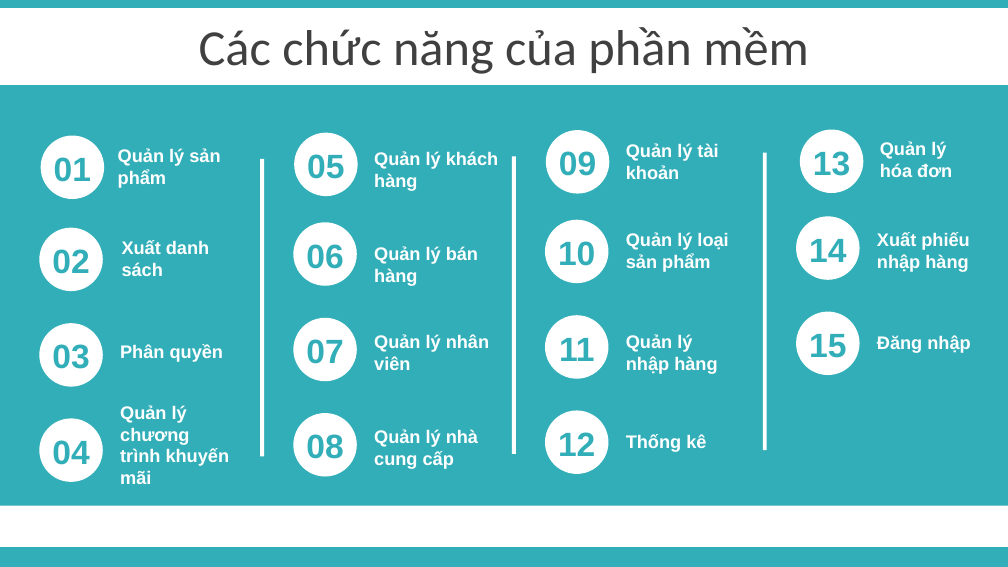
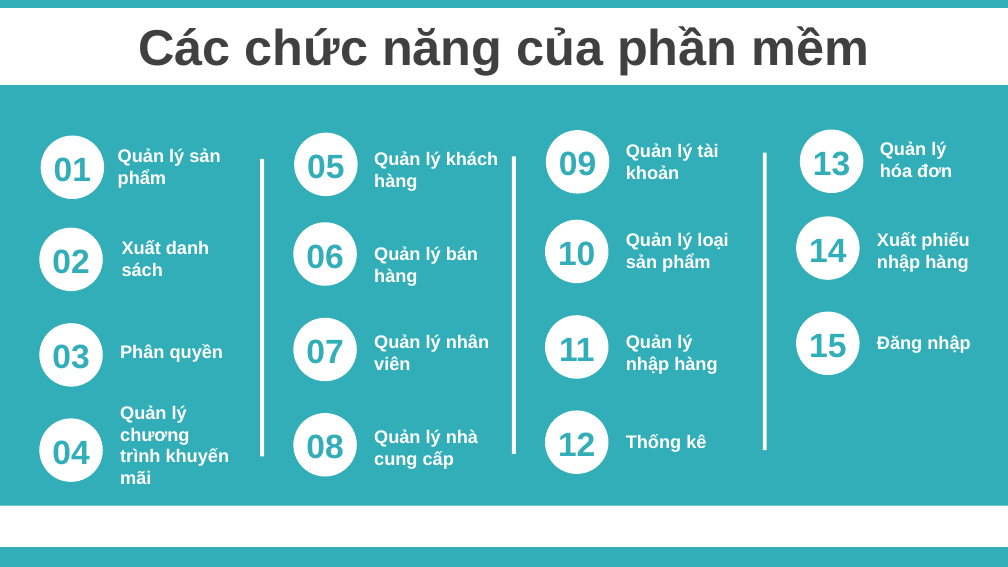
Before and after one commit to cong-nghe-pham-mem/QuanLyCuaHangDienThoai, a slide deck: slide 21 of Slide-Nhom8.pptx. Drawn at 1008x567 pixels with LibreOffice and Linux fonts; fonts in the diff are those of the drawing. Boxes give left, top, right and bottom in pixels: in the first picture for what was removed or moved away, otherwise in the second. Text is boxed around its words. In the diff, an @@ line names an element or a change of style, - is before the commit and + after.

```diff
--- a/Slide-Nhom8.pptx
+++ b/Slide-Nhom8.pptx
@@ text "Các chức năng của phần ..." at (138,26,869,75): font Calibri to Arial, bold on @@
```
